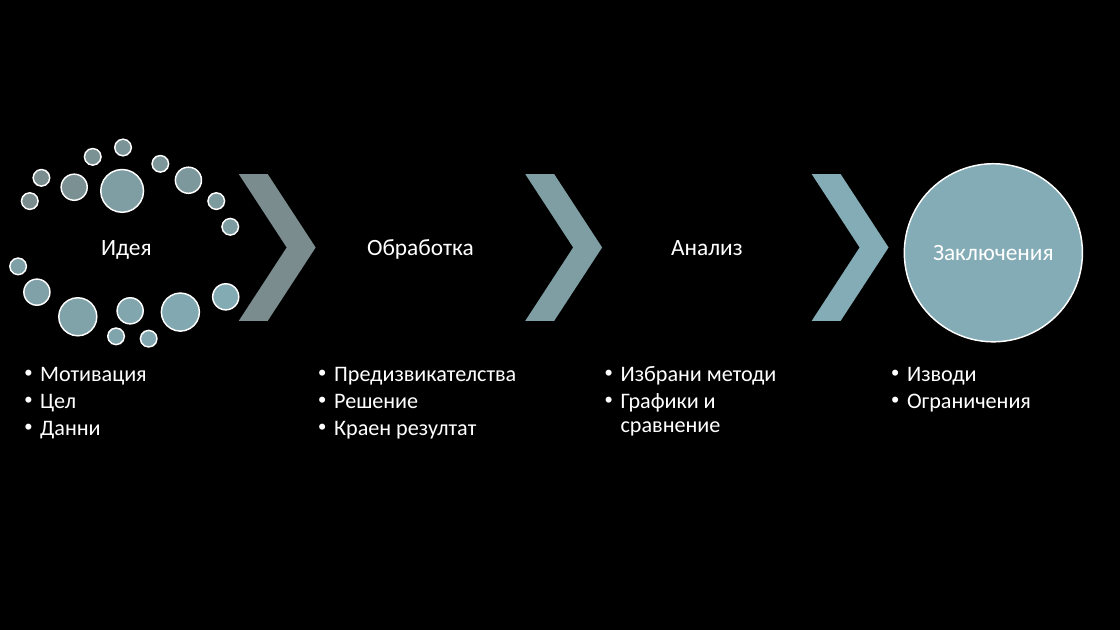
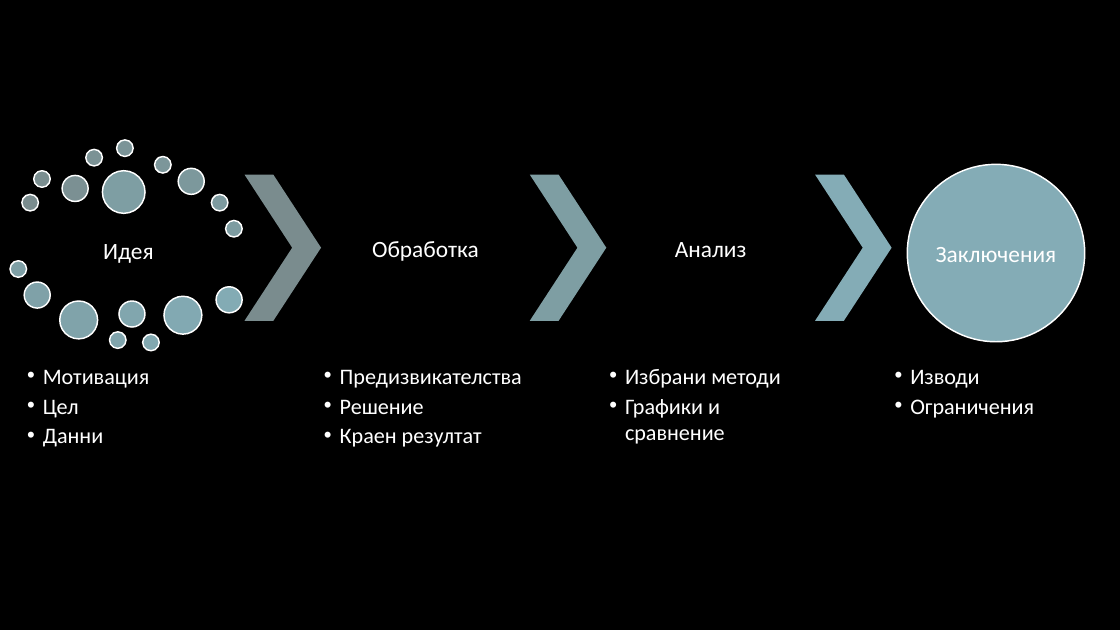
Before and after one commit to sarabadjieva/MITM322_DataMining, a slide deck: slide 2 of MITM322_F102014_Presentation.pptx. Drawn at 1120x630 pixels with LibreOffice and Linux fonts; fonts in the diff are those of the drawing. Boxes give left, top, right and bottom in pixels: in the first picture for what was removed or moved away, otherwise in the second. Text is boxed around its words. In the diff, an @@ line names an element or a change of style, - is before the commit and + after.

```diff
--- a/MITM322_F102014_Presentation.pptx
+++ b/MITM322_F102014_Presentation.pptx
@@ 2 ellipses, 2 chevrons: place and size @@
-2 ellipses, 2 chevrons at box(208, 174, 602, 321)
+2 ellipses, 2 chevrons at box(212, 175, 607, 321)
@@ line spacing 0.9 to 1 in 4 elements at box(675, 242, 747, 257), box(103, 244, 154, 263), box(372, 241, 479, 261), box(936, 247, 1057, 262) @@
@@ ellipse at box(24, 282, 50, 308): fill #7FA1A7 to #7FA1A8 @@
@@ ellipse: place and size @@
-ellipse at box(161, 293, 199, 331)
+ellipse at box(164, 297, 202, 334)
@@ 3 ellipses: place and size @@
-3 ellipses at box(59, 297, 143, 345)
+3 ellipses at box(60, 301, 145, 349)
@@ ellipse: place and size @@
-ellipse at box(140, 330, 157, 347)
+ellipse at box(143, 334, 160, 351)
@@ ellipse at box(143, 334, 160, 351): fill #82A7B0 to #82A8B0 @@
@@ bullet •• to •; line spacing 0.9 to 1 in 4 elements at box(910, 369, 1034, 418), box(43, 369, 149, 447), box(625, 369, 780, 444), box(340, 369, 522, 447) @@
```
Also in this commit, not shown: 5 other slides changed.
